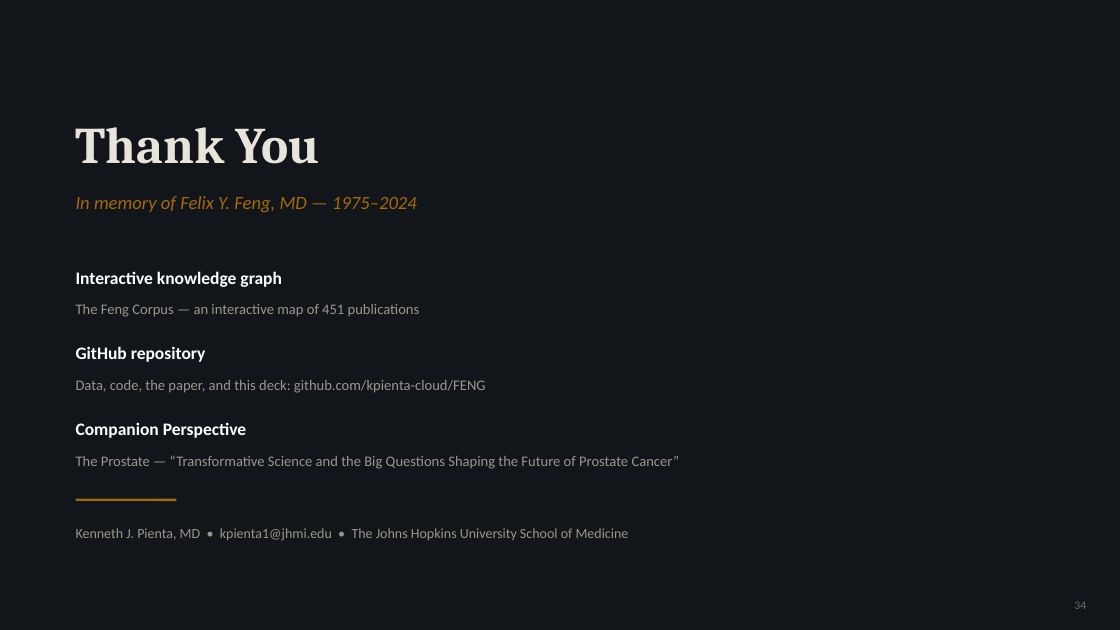
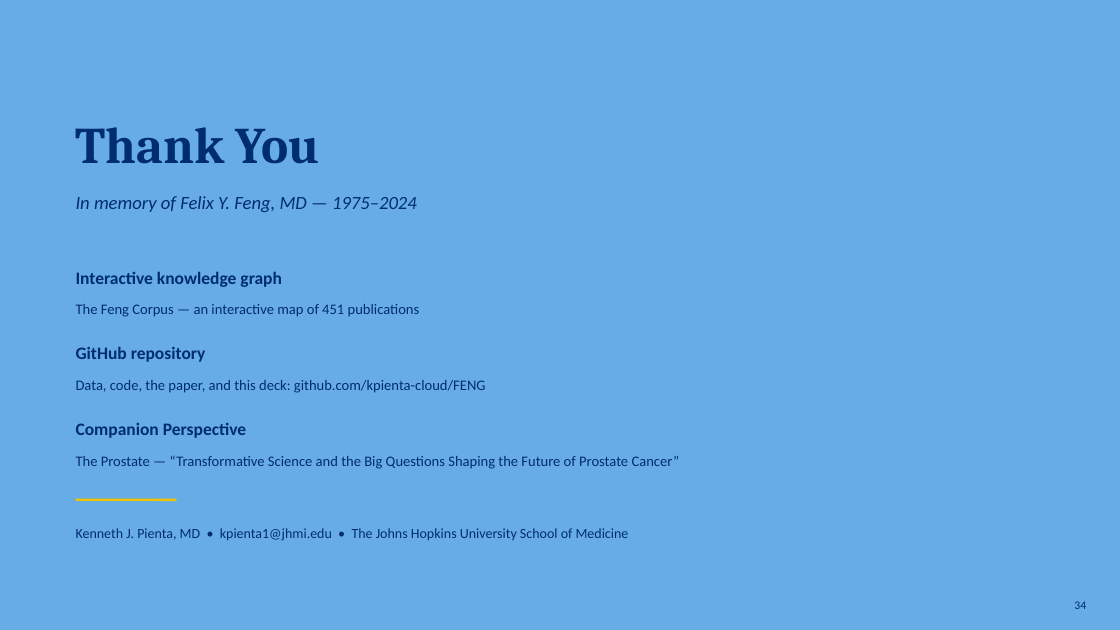
Before and after one commit to kpienta-cloud/FENG, a slide deck: slide 34 of slides/Transformative_Science_Feng_Keynote.pptx. Drawn at 1120x630 pixels with LibreOffice and Linux fonts; fonts in the diff are those of the drawing. Boxes give left, top, right and bottom in pixels: in the first picture for what was removed or moved away, otherwise in the second. Text is boxed around its words. In the diff, an @@ line names an element or a change of style, - is before the commit and + after.

Commit message:
Re-theme keynote deck with official Johns Hopkins brand colors (Heritage Blue / Spirit Blue / Gold)

```diff
--- a/slides/Transformative_Science_Feng_Keynote.pptx
+++ b/slides/Transformative_Science_Feng_Keynote.pptx
@@ background #12161A to #68ACE5 @@
@@ text "Thank You" at [76, 127, 320, 164]: text colour #E8E4DB to #002D72 @@
@@ text "In memory of Felix Y. ..." at [76, 196, 417, 212]: text colour #A3690C to #002D72 @@
@@ text colour #FFFFFF to #002D72 in 3 elements at [76, 272, 281, 287], [76, 347, 206, 362], [76, 423, 246, 438] @@
@@ line (76, 500) - (176, 500): stroke #A3690C 2 pt to #F1C400 2 pt @@
@@ text colour #9B968C to #002D72 in 4 elements at [76, 304, 420, 317], [76, 380, 486, 393], [76, 456, 680, 469], [76, 528, 629, 540] @@
@@ text "34" at [1074, 601, 1086, 609]: text colour #6B6860 to #002D72 @@
```
Also in this commit, not shown: 33 other slides changed.
